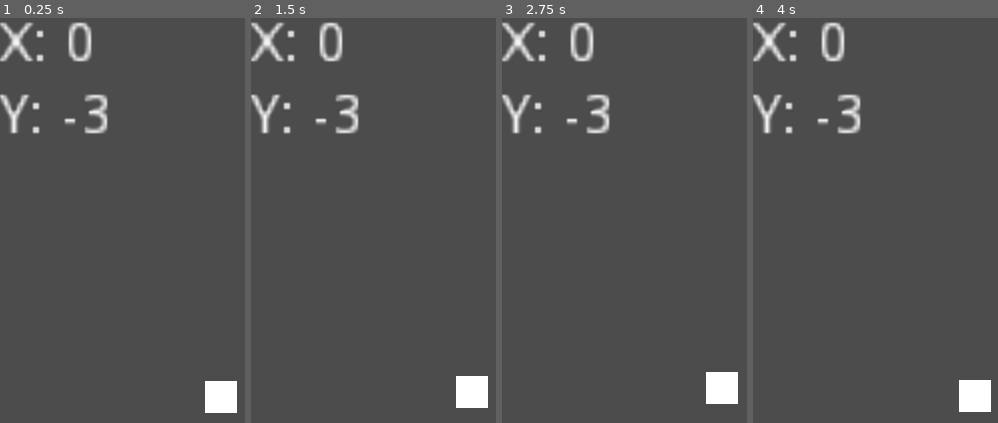
Above: before the commit, frames 1-4 (left to right).
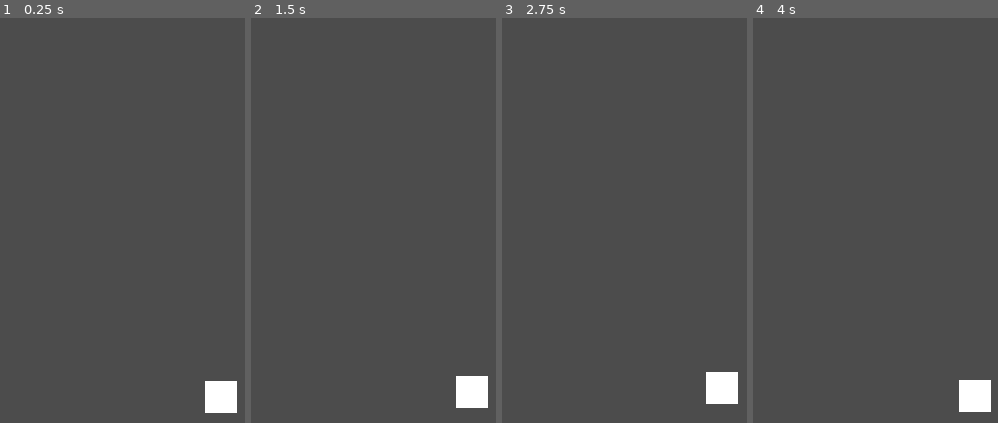
Above: after the commit, the same moments.

Repository: Kiel97/easy-jam-8bits-to-infinity
Game: Godot game, scene res://Game.tscn
Same seed, same stepped clock (60 frames per second), same inputs: the game is played once before the commit and once after it.
Inputs (mouse positions are in pixels of both pictures, inside the frame that each line leads up to):
- Up to frame 1 (0.25 s): no input
- Up to frame 2 (1.5 s): tap Enter at 0.5 s; move the mouse to (outside the picture) at 0.52 s; tap Space at 1.25 s; move the mouse to (outside the picture) at 1.27 s
- Up to frame 3 (2.75 s): tap Enter at 2 s; move the mouse to (outside the picture) at 2.02 s
- Up to frame 4 (4 s): tap Space at 2.75 s; move the mouse to (outside the picture) at 2.77 s; tap Enter at 3.5 s; move the mouse to (outside the picture) at 3.52 s

The runs differ from the first frame. In frame 1, 2.7% of the frame differs, in the area x 0-45%, y 0-29%; in frame 2, 2.7%; in frame 3, 2.7%; in frame 4, 2.7%.

Commit message:
Show debug acc only on Android, disable it anyway

Diff:
--- a/Game.gd
+++ b/Game.gd
@@ -1,6 +1,6 @@
 extends Node2D
 
-const DEBUG_ACC = true
+const DEBUG_ACC = false
 
 const ACC_ERROR_MARGIN = 0.1
 const AXIS_Y_CORRECTION = 3
@@ -9,12 +9,12 @@
 onready var accYlabel: Label = $CanvasLayer/ACCValues/Y
 
 func _ready():
-	accXlabel.visible = DEBUG_ACC
-	accYlabel.visible = DEBUG_ACC
+	accXlabel.visible = OS.get_name() == 'Android' and DEBUG_ACC
+	accYlabel.visible = OS.get_name() == 'Android' and DEBUG_ACC
 
 func _process(_delta):
 	var acc: Vector3 = Input.get_accelerometer()
 
-	if (DEBUG_ACC):
+	if (OS.get_name() == 'Android' and DEBUG_ACC):
 		accXlabel.text = "X: " + str(round(acc.x))
 		accYlabel.text = "Y: " + str(round(-(acc.y + AXIS_Y_CORRECTION)))
